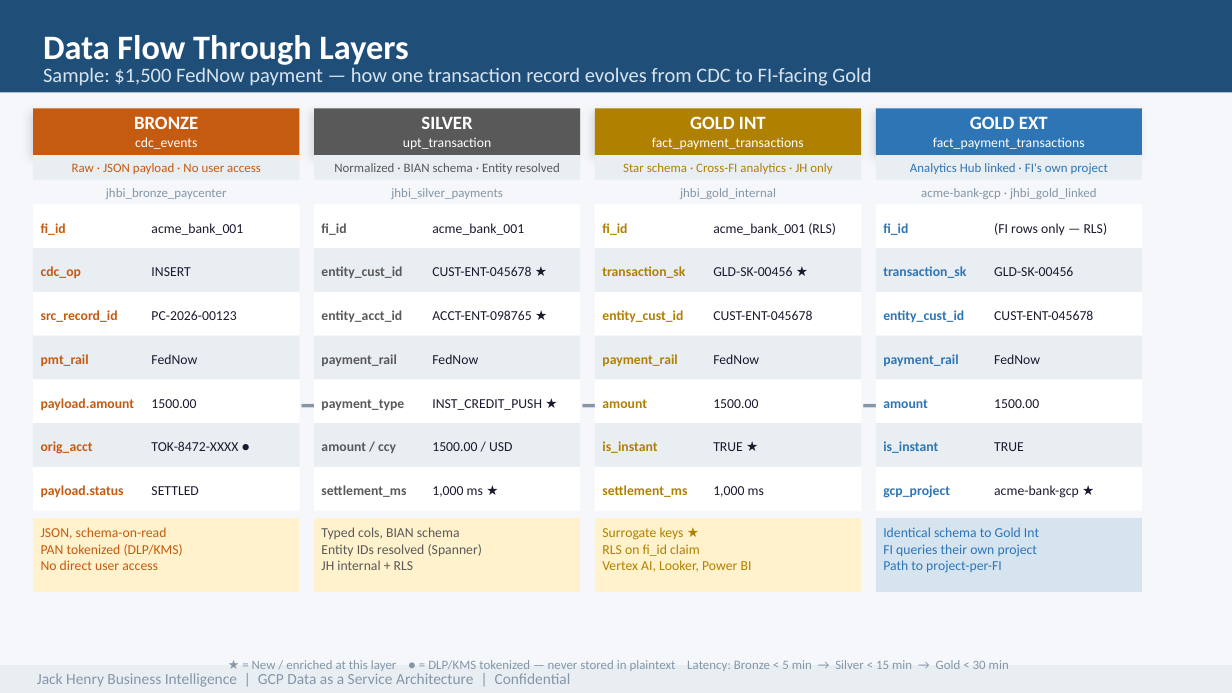
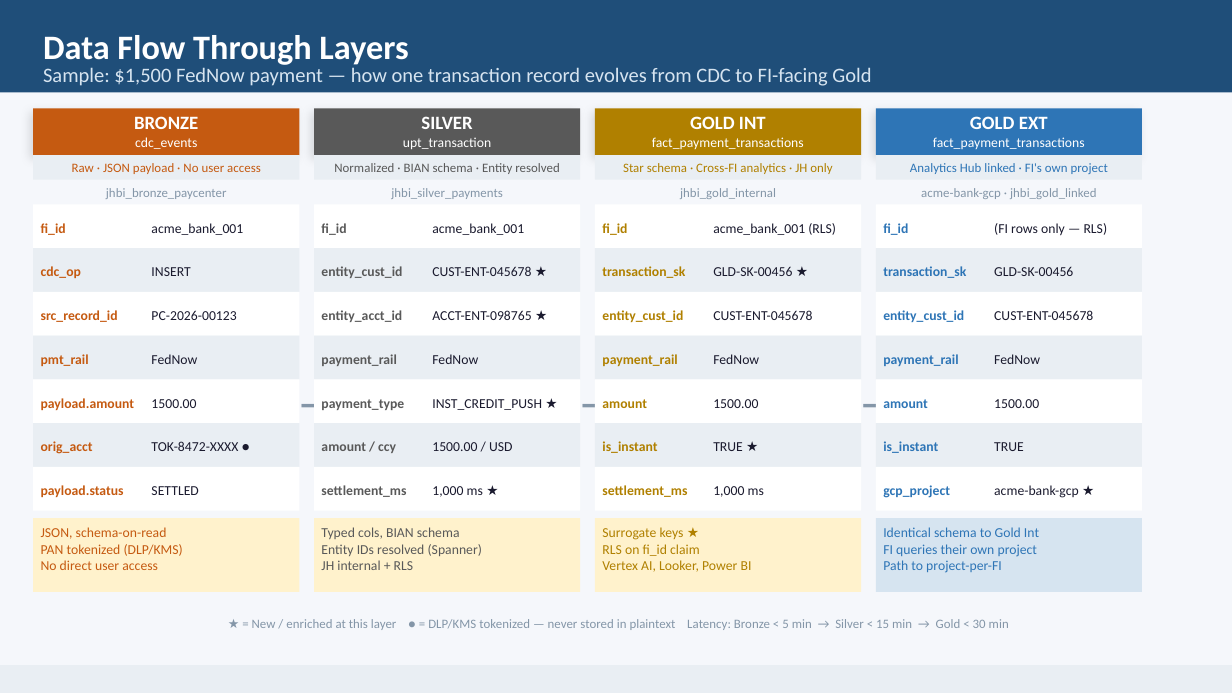
Before and after one commit to MonkeyWrenchGang/animated-octo-engine, a slide deck: slide 7 of JHBI_GCP_Architecture.pptx. Drawn at 1232x693 pixels with LibreOffice and Linux fonts; fonts in the diff are those of the drawing. Boxes give left, top, right and bottom in pixels: in the first picture for what was removed or moved away, otherwise in the second. Text is boxed around its words. In the diff, an @@ line names an element or a change of style, - is before the commit and + after.

```diff
--- a/JHBI_GCP_Architecture.pptx
+++ b/JHBI_GCP_Architecture.pptx
@@ text "★ = New / enriched ...": place and size @@
-text "★ = New / enriched ..." at bbox=[252, 660, 1009, 674]
+text "★ = New / enriched ..." at bbox=[252, 619, 1009, 630]
@@ text removed at bbox=[37, 673, 571, 687] @@
-Jack Henry Business Intelligence | GCP Data as a Service Architecture | Confidential
```
Also in this commit, not shown: 2 other slides changed, 1 slide added, 2 other files.
